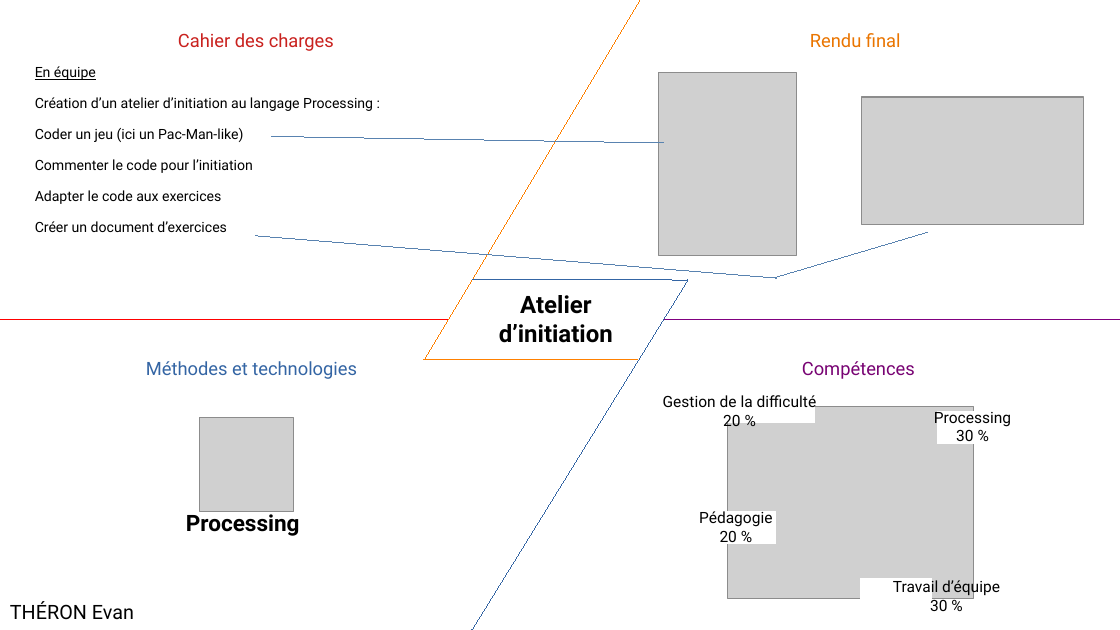
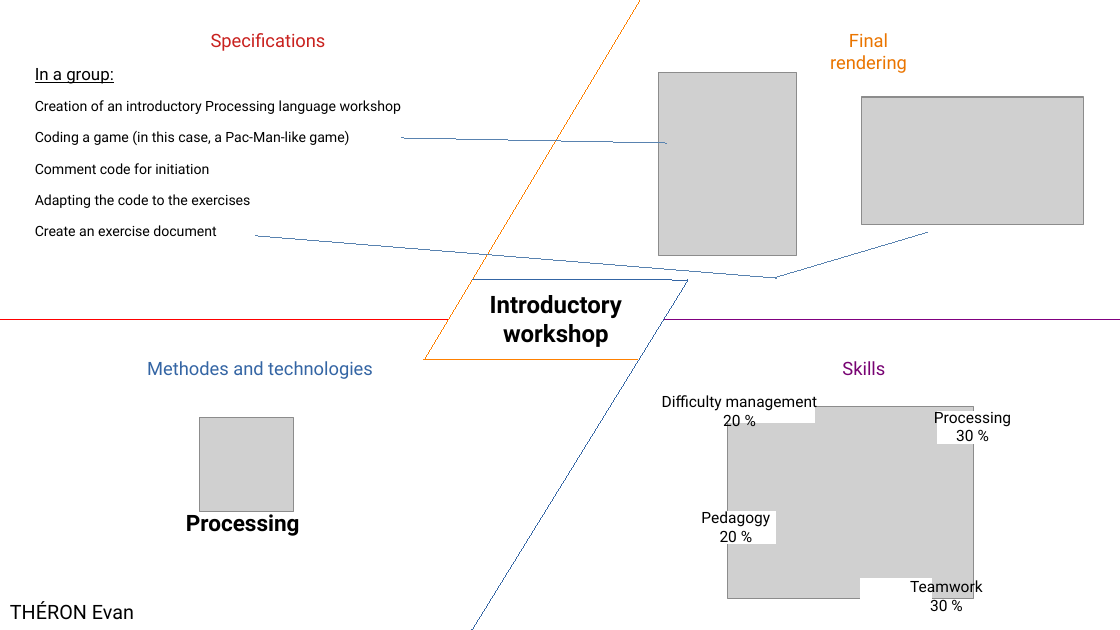
Before and after one commit to evtheron/portfolio, a slide deck: slide 1 of RetEx/Projet_Atelier_Processing_RetEx.odp. Drawn at 1120x630 pixels with LibreOffice and Linux fonts; fonts in the diff are those of the drawing; grey boxes stand for pictures. Boxes give left, top, right and bottom in pixels: in the first picture for what was removed or moved away, otherwise in the second. Text is boxed around its words. In the diff, an @@ line names an element or a change of style, - is before the commit and + after.

```diff
--- a/RetEx/Projet_Atelier_Processing_RetEx.odp
+++ b/RetEx/Projet_Atelier_Processing_RetEx.odp
@@ text at [211, 33, 326, 51]: text changed @@
-Cahier des charges
+Specifications
@@ text at [830, 33, 907, 73]: text changed @@
-Rendu final
+Final rendering
@@ text at [35, 68, 401, 236]: text changed @@
-En équipe
-Création d’un atelier d’initiation au langage Processing :
-Coder un jeu (ici un Pac-Man-like)
-Commenter le code pour l’initiation
-Adapter le code aux exercices
-Créer un document d’exercices
+In a group:
+Creation of an introductory Processing language workshop
+Coding a game (in this case, a Pac-Man-like game)
+Comment code for initiation
+Adapting the code to the exercises
+Create an exercise document
@@ freeform shape: place and size @@
-freeform shape at [272, 136, 665, 142]
+freeform shape at [401, 138, 668, 143]
@@ text at [490, 295, 622, 347]: text changed @@
-Atelier
-d’initiation
+Introductory
+workshop
@@ text at [147, 361, 373, 379]: text changed @@
-Méthodes et technologies
+Methodes and technologies
@@ text at [842, 361, 885, 375]: text changed @@
-Compétences
+Skills
@@ text at [662, 395, 818, 411]: text changed @@
-Gestion de la difficulté
+Difficulty management
@@ text at [701, 510, 770, 527]: text changed @@
-Pédagogie
+Pedagogy
@@ text at [910, 578, 983, 596]: text changed @@
-Travail d’équipe
+Teamwork
```
Also in this commit, not shown: 20 other files.
